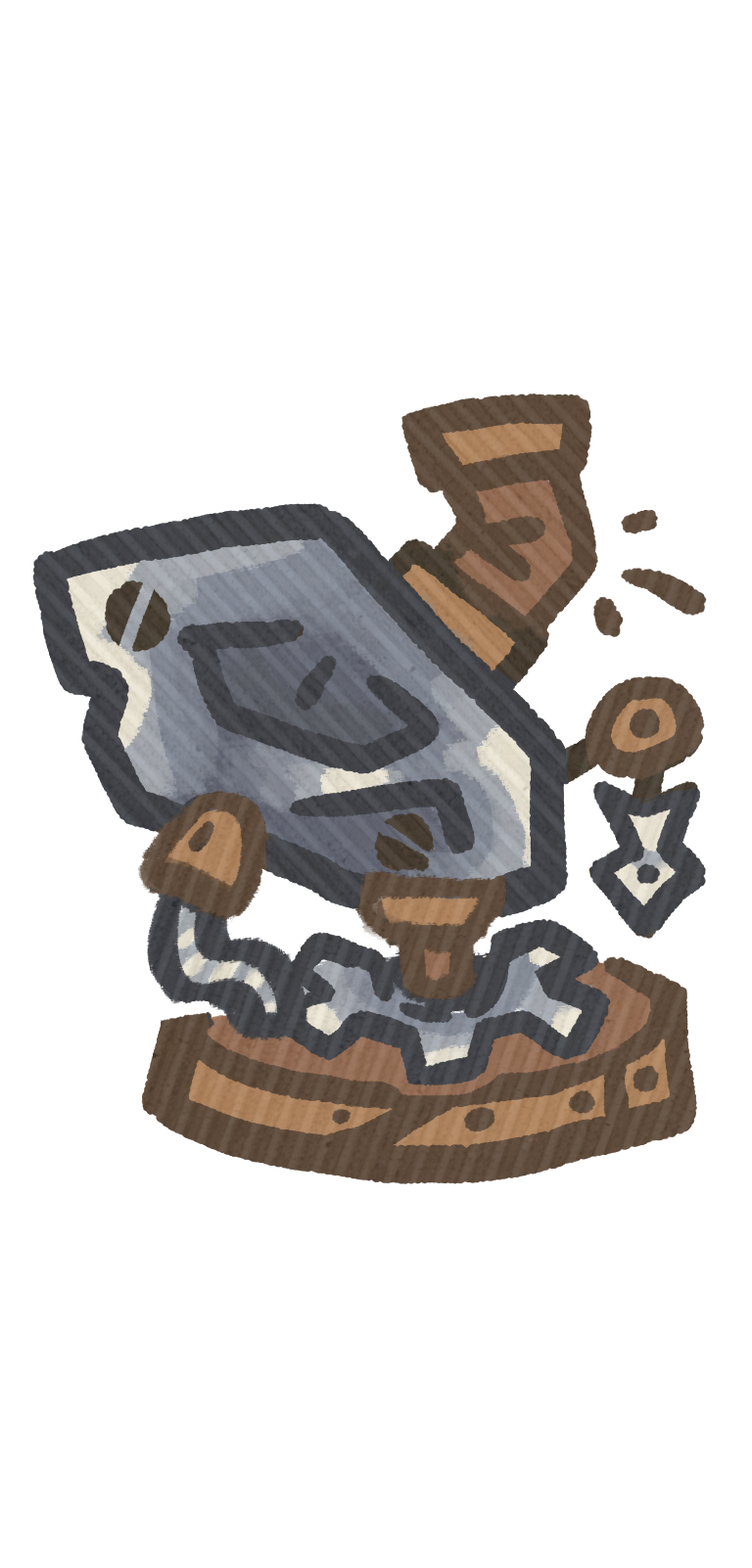
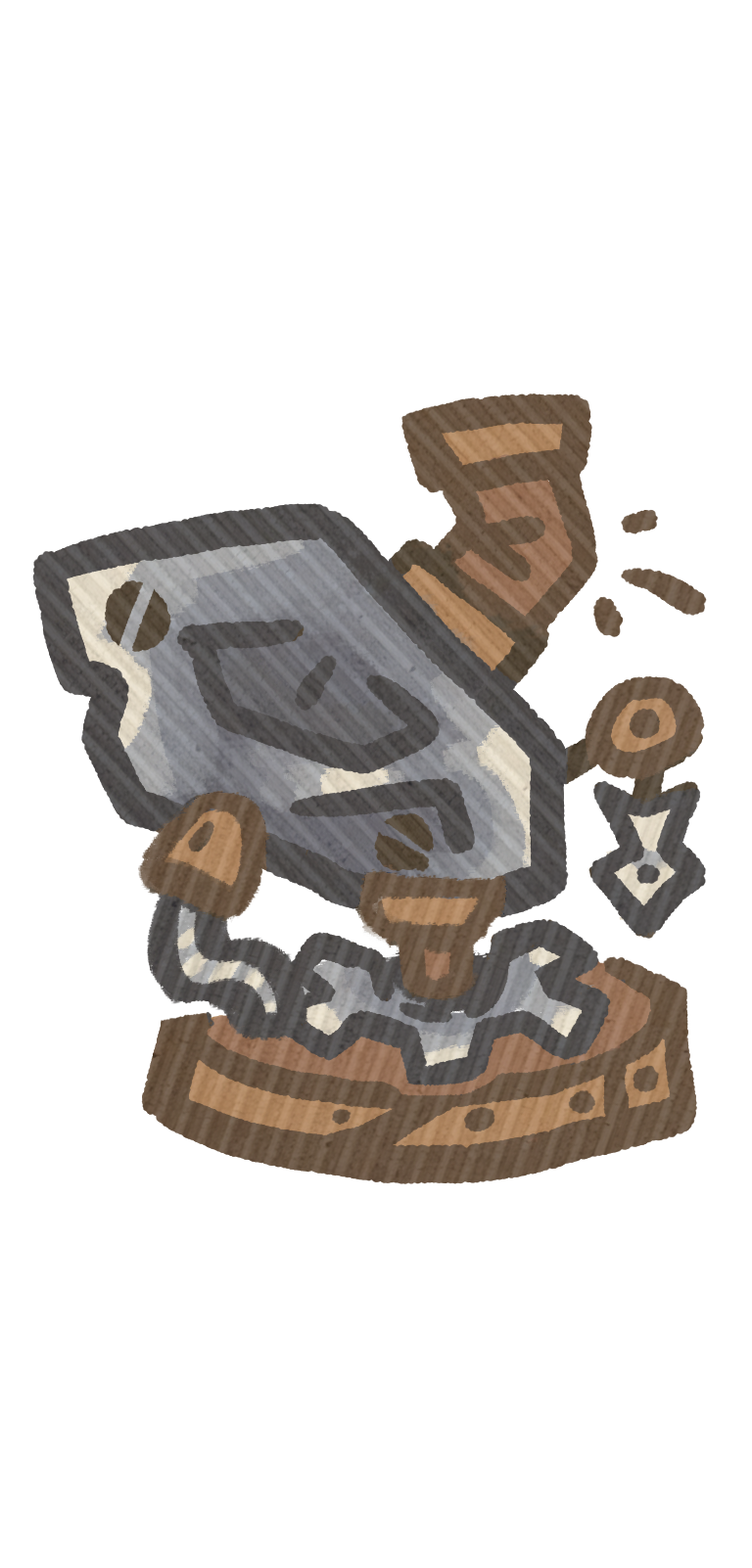
Layered file, before and after one edit (w=752, h=1568). Changes by layer:
pixels changed over <box>32,393,706,1185</box> (layer not identified)